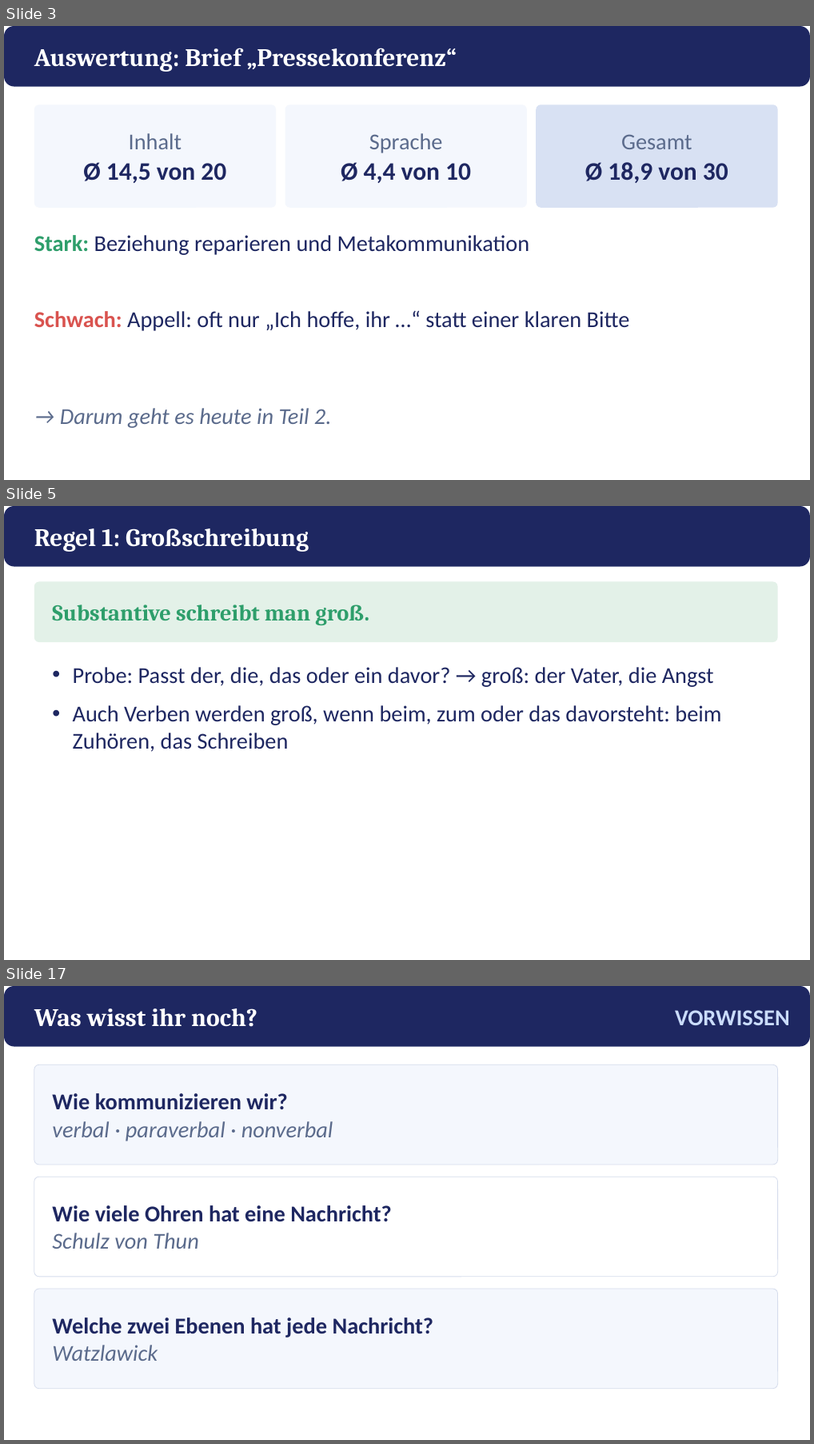
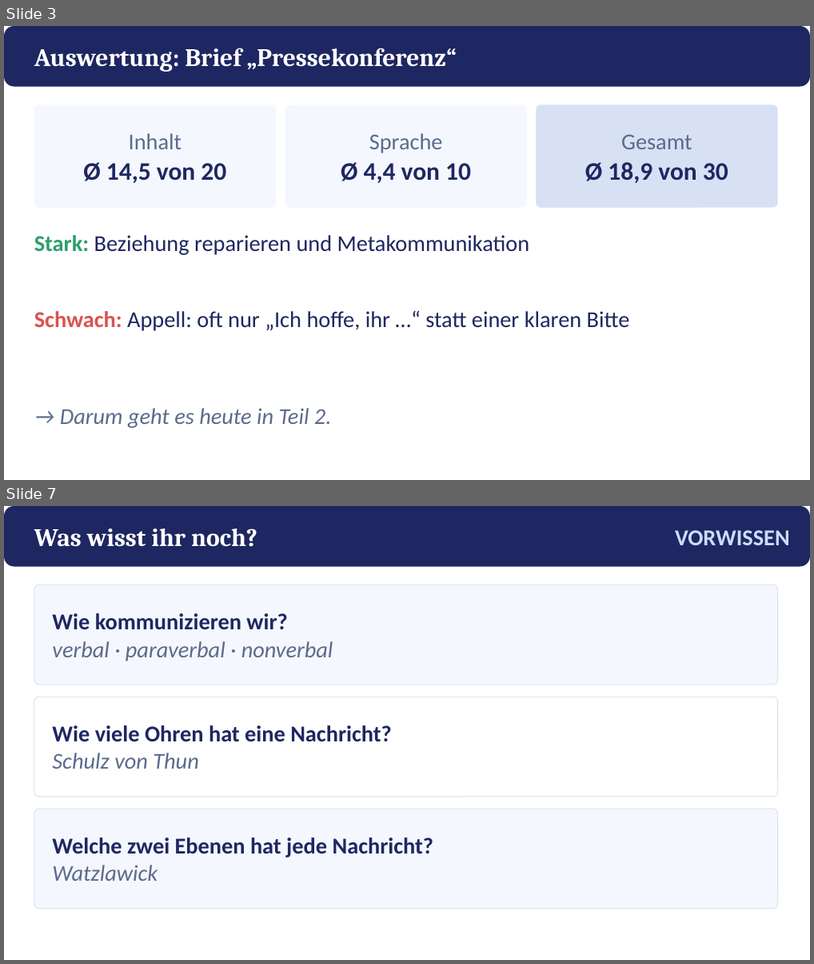
Before and after one commit to golzkonstantin-gif/Schule, a slide deck: Deutsch_11/Kafka_Appell/Praesentation_Kafkas_Appell.pptx. Shown one above the other, each under a label of ours: slides 3, 5 and 17 before the commit, slides 3 and 7 after it; the slides between them are not shown. The pictures are 814x1444 and 814x964 pixels, drawn with LibreOffice and Linux fonts; fonts in the diff are those of the drawing. Boxes give left, top, right and bottom in pixels: in the first picture for what was removed or moved away, otherwise in the second. Text is boxed around its words. In the diff, an @@ line names an element or a change of style, - is before the commit and + after.

```diff
--- a/Deutsch_11/Kafka_Appell/Praesentation_Kafkas_Appell.pptx
+++ b/Deutsch_11/Kafka_Appell/Praesentation_Kafkas_Appell.pptx
@@ slide 5 removed at bbox=[4, 506, 810, 960], background #FFFFFF @@
@@ rounded rectangle removed at bbox=[4, 506, 810, 567] @@
@@ text removed at bbox=[34, 528, 309, 552] @@
-Regel 1: Großschreibung
@@ rounded rectangle removed at bbox=[34, 582, 778, 642] @@
@@ text removed at bbox=[52, 604, 370, 625] @@
-Substantive schreibt man groß.
@@ text removed at bbox=[73, 667, 722, 752] @@
-• Probe: Passt der, die, das oder ein davor? → groß: der Vater, die Angst
-• Auch Verben werden groß, wenn beim, zum oder das davorsteht: beim Zuhören, das Schreiben
@@ what was slide 17 is now slide 7 @@
```
Also in this commit, not shown: 6 slides changed, 9 other slides removed, 14 other files.
